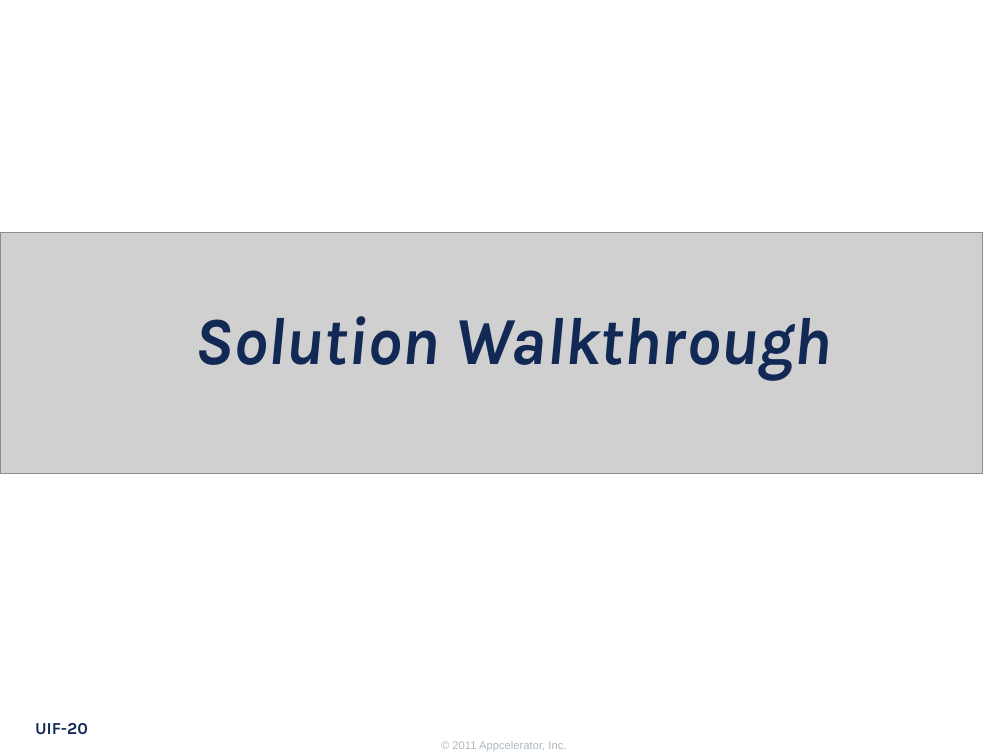
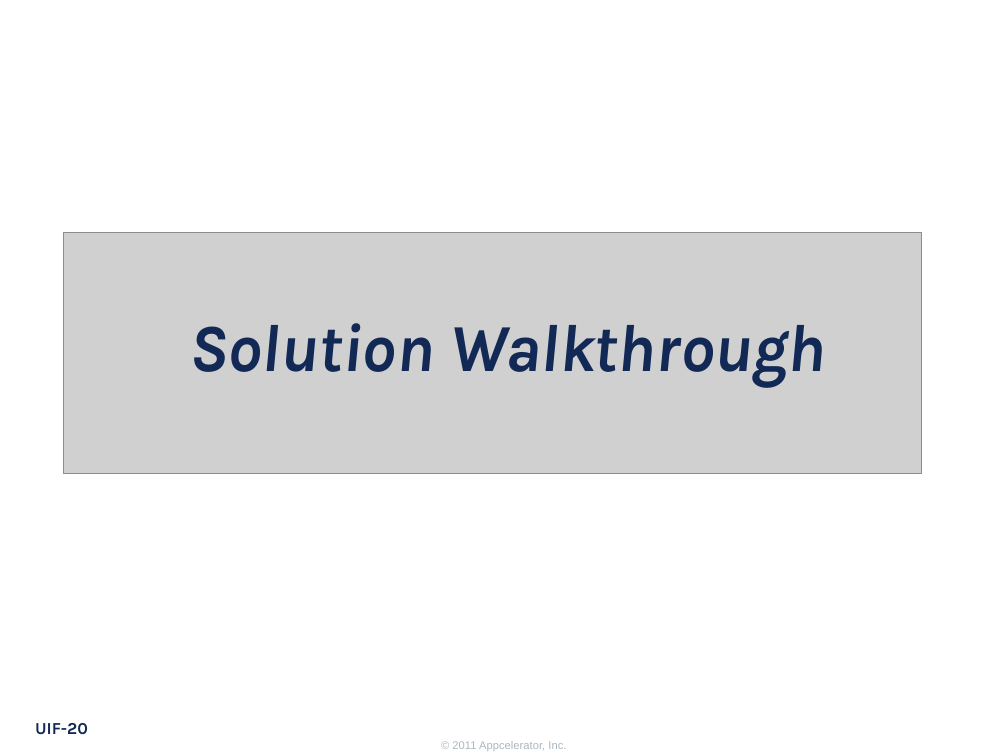
Before and after one commit to appcelerator-training-archive/tcad_certification, a slide deck: slide 20 of 220.ppt. Drawn at 1008x756 pixels with LibreOffice and Linux fonts; fonts in the diff are those of the drawing; grey boxes stand for pictures; background and template pictures are left out. Boxes give left, top, right and bottom in pixels: in the first picture for what was removed or moved away, otherwise in the second. Text is boxed around its words. In the diff, an @@ line names an element or a change of style, - is before the commit and + after.

```diff
--- a/220.ppt
+++ b/220.ppt
@@ picture: place and size @@
-picture at [0,232,983,473]
+picture at [64,232,921,473]
@@ title "Solution Walkthrough": place and size @@
-title "Solution Walkthrough" at [195,316,831,381]
+title "Solution Walkthrough" at [189,323,826,388]
```
Also in this commit, not shown: 1 other slide changed, 3 other files.
